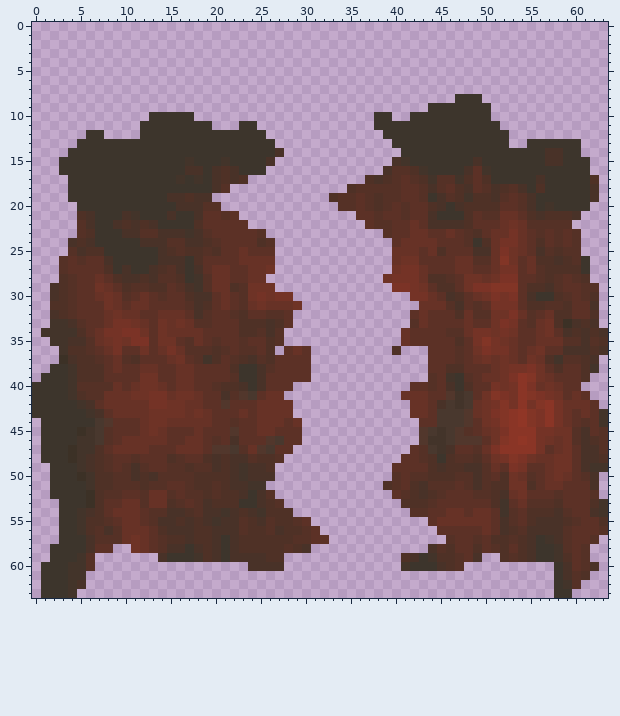
Pixel-art sprite -- Assets/Sprites/Environment/Burnt/BurntArmchair.png. Above is the file before it was changed.
The file is 64x64 pixels. Colours within 5 levels of each other are drawn and written as one.
After:
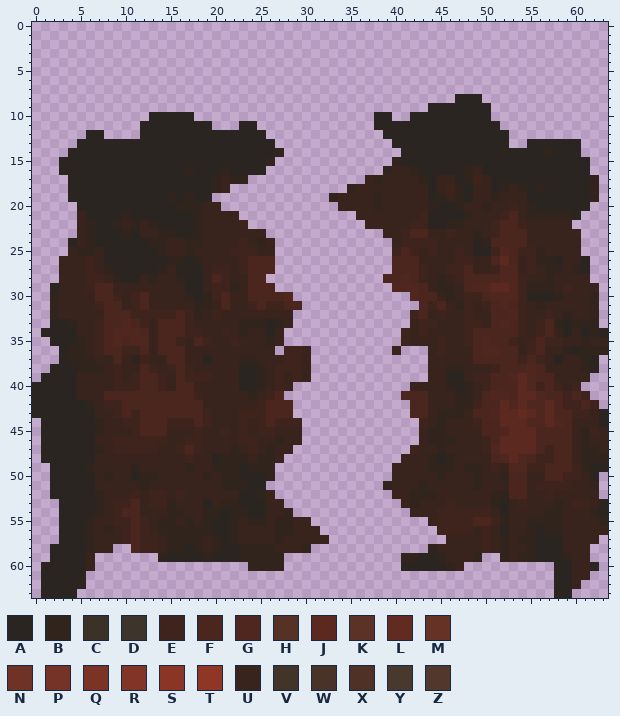
Palette (. is transparent): A #2a2520  B #30241d  C #3c3126  D #3d352c  E #3f241d  F #4a261f  G #50271f  H #553126  J #5b2920  K #5c3126  L #612b21  M #673226  N #6e3326  P #743326  Q #7b3326  R #823526  S #8a3526  T #903626  U #39241d  V #43342a  W #493228  X #4f3126  Y #49382e  Z #52372c
Difference:
Changed rows in their new state; - is an unchanged pixel.
first column x 0:
 8 -----------------------------------------------AAA--------------
 9 --------------------------------------------AAAAAAA-------------
10 -------------AAAAA--------------------AA--AAAAAAAAA-------------
11 ------------AAAAAAAA---AA-------------AAAAAAAAAAAAAA------------
12 ------AA----AAAAAAAAAAAAAA-------------AAAAAAAAAAAAAA-----------
13 -----AAAAAAAAAAAAAAAAAAAAAA-------------AAAAAAAAAAAAA--AAAAAA---
14 ----AAAAAAAAAAAAAAAAAAAAAAAB-------------AAAAAAAAAAAAAAAABAAA---
15 ---AAAAAAAAAAAAAAAAAAAAAAAB-------------BAAAAAAAAAAAAAAAAAAAAA--
16 ---AAAAAAAAAAAAAABAAABAAAA-------------BUUBAAAAABUAAAAAAAAAAAA--
17 ----AAAAAAAAAAAAAAAABUBB-------------UBUUUUBAUUABEUAAAAAAAAAAAB-
18 ----AAAAAAAAAAAAAAAABU-------------BUUUUUUUUAUEBAUUABUBABAAAAAB-
19 ----AAAAAAAAAAABABAA-------------BUUUUBUUUUUABUBAUUBUUUAAAAAAAB-
20 -----AAAAAAAAAAABBBUU-------------UUUUBUUUUUBAABUUBUUEUBAAAAAA--
21 -----UAAAABAAAAAAABUUUU-------------UUUUUUUEAAAABUUUEFUBBBBBA---
22 -----UBAABUBUBAAAABUUUUE-------------UUUUUEEAABBUUUEFFEUUUUU----
23 -----UBAAABAUUBBAABUUUUUUU-------------UUEFFUUEUUBUEFFFUUUUUU---
24 ----AUBAAAAAABBUUBBUUUUEUBU-------------UEEEEUUUUABFFFFUUUUUU---
25 ----UBBUAAAAAABUUBUUUUEEEUU-------------EFEUEUUEUAAEGFEEBUUUU---
26 ---UUUEUAAAAAAABBABUUUUEFFF-------------FFFUUUUEEUUFJFUEBBAUUA--
27 ---UUUEUBAAAAABUAAAUEEUEFFF-------------FFFEUUEEFUUEGGUEUBBUBA--
28 ---UUUEEUBAAUBUUBAAUFEUUFF-------------FFGFEUBUEFFFFGGEUUBUUUU--
29 --AUUUEFFUUUUUUUUAAUEEBUFFF-------------GGGFUBBUFGGJJGEBBBUEUUU-
30 --BUUUUFFEUEFUUUUBABEFUUFFFFG-------------GFFUBUEEFGGGEAAABUUUB-
31 --BUUUUEFFUEFUUUUUBBUFUUEFEEFF-------------FEFUBEUEFGFEUBUUUUUB-
32 --BUUUUUFFFEEEEEFEBUEUUUUUUUU-------------EFUEUUEUUFFGEUUEUBUUB-
33 --AABUUEFFGFEUFFFEUUUUUBBBABU-------------UEEUUUEEUFGFEUEFBABBB-
34 -AAAAUUEFGGGFUFFFEEUUEUBUUAU-------------EUEUUUUEFFFFFEUEFUAUABA
35 --AAABUEFGFGGUFFEUFEUUEUUUBU-------------EUUUEUUEFGFFEUEFEEUUBUU
36 ---ABBUEFFEEFUFFFUUUUUUUUUU-EEU---------U---UEUUUFGGFFUEFUUBABBB
37 ---ABBBUUFUBEUUFFUUAUUUBBUUUEEU-------------UUUUUFFFFFEFEUAUUBA-
38 --AAABBBUEUUFEUEFEUUUUUAABUEEEU-------------UUBBUUUEFFFGFUUUUBA-
39 -AAAAUUUUEUEFFEUFEEEUUUAABUEUEU-------------UUAAUEEFFGJGFFUUUU--
40 AAAAAUUUUEEEFFEUFFUUUUUAABUEU-------------UUUUBABUEFFFJGEFEUE---
41 AAAAAUUUFFFFFFFFFFEUUUUUBUEF-------------FFFUUUBBUFGGFJJGFFEFE--
42 AAAAAABUEEFFFFFFFFFUUUUUUEFFF-------------FFUUUBBEFFJGJGGJFEEFE-
43 AAAAAAAUUEFEFFFFFFFEUUUEEEFFF-------------FFUBBBUFFGJJLJGJFFEEUA
44 -AAAAAABUUEEFFFEEEFEUUUEUEFEEE-------------EUBUUUEFFJJJGGJGFUUUA
45 -AAAAAABUUUEFFFUUUEUUEUEUEEUUU-------------UBBUUUUFFGJJJFFFFUBEU
46 -AAAAAAUUEEEEEEUUEEUUUUEEUUBUU-------------UBBBUUUEFJJJJFFFFUBUU
47 -AAAAAABUEEEEEUUEFEUUUBUEUBUU-------------EUUBUUUUEGJJJJFEFFUBBU
48 -AAAAAAUUUUUUUUUUEUUABBBUBBU-------------UUUBABUUUUFGJGFEEFFUBBB
49 --AAAABUUUUBUUUUUBUUBBBABBB-------------UUUUBBBUBBUEUGGEEFFFEBAA
50 --AAAAAUBUUABBUUUUUBUBBAAAB-------------UUUUUBUUUBUUBFFUUFFEEUA-
51 --AAAAAUUUUUBUUUUUUUUBBBAA-------------BUUUBUUUUUBUUUFFUEEEEUUB-
52 --AAAAABUUUEUEEUEUUUUUUAABU-------------UUBBBUUUUUUBBFFUUEUUUUU-
53 ---AAAABUEEFUEEBUUUAUBBAAAUU-------------UBUUUEUUUUBAUEUUUBUEEUA
54 ---AAAABUEFFUUUBBUUBBABBAAUUB-------------UUUEEEEEEUAUUUUBBUUUBA
55 ---AAABUUEEFEUBBUBUBAABUBBUBBUU-------------UEEEEFFEBUUBBBBUUUUB
56 ---AAABUBUEFEUBBBBBBAABUUUUBBUUU-------------EEEEUEUAUUBABBUUUUU
57 ---AAABUUUEFEEUBBBBUBABUUUUBUUUUU-------------UUUUEUBUBBAAAUUUU-
58 --AAAABUU--FEEUBBABUBAABBBBUUUB-------------BUUUUUEUBUUBAAAUUU--
59 --AAAAU-------BAAAABAAABBBBB-------------BBAABUUUB--BUBBAAABUU--
60 -AAAAAU-----------------BBBB-------------AAAAABU----------AAUUA-
61 -AAAAA----------------------------------------------------AAUU--
62 -AAAAA----------------------------------------------------AAU---
63 -AAAA-----------------------------------------------------AA----
Changed places in both pictures, as pixel boxes (x1, y1, x2, y2):
changed: (329, 94, 608, 598)
changed: (32, 112, 329, 598)
